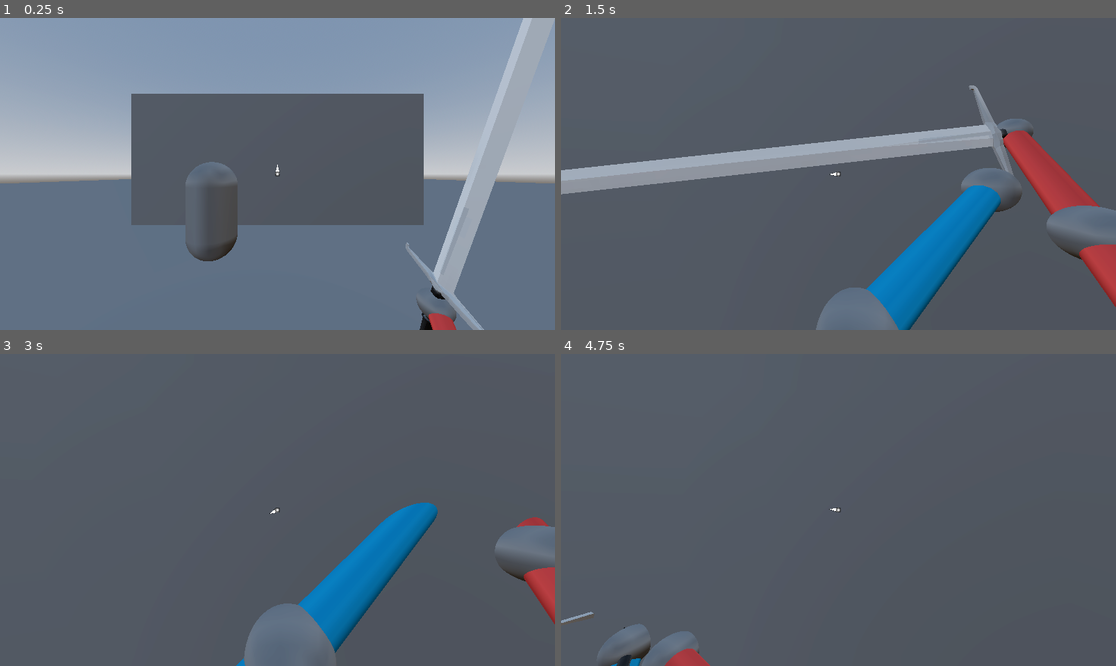
Above: before the commit, frames 1-4 (two rows, left to right).
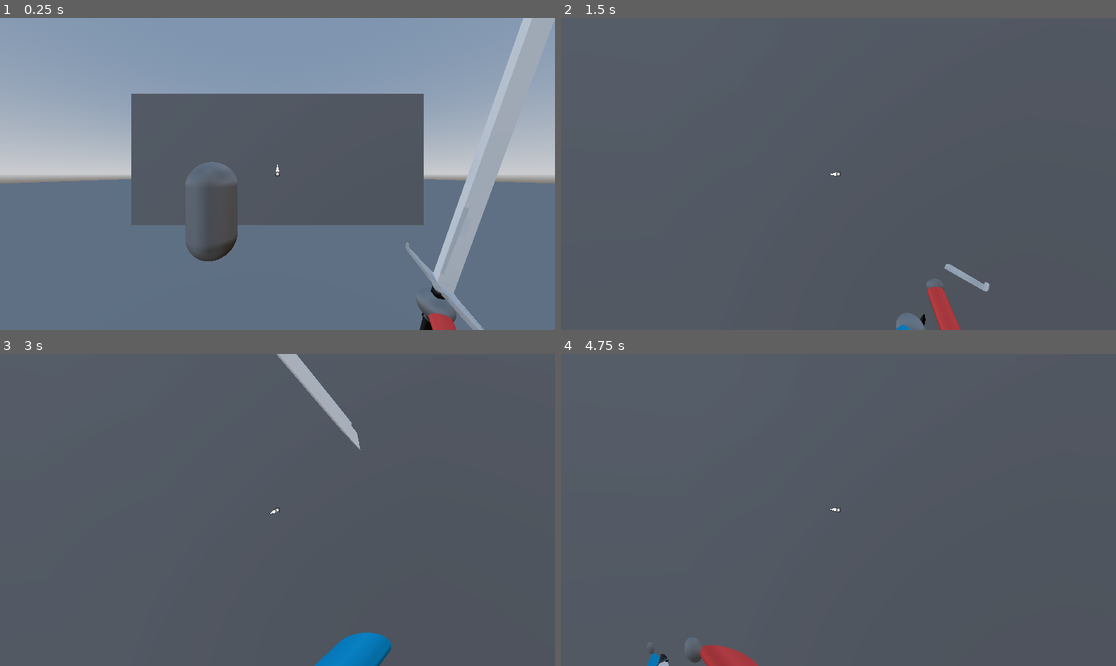
Above: after the commit, the same moments.

Repository: NoseCat/SwordPlay
Game: Godot game, scene res://Basic/level.tscn
Same seed, same stepped clock (60 frames per second), same inputs: the game is played once before the commit and once after it.
Inputs (mouse positions are in pixels of both pictures, inside the frame that each line leads up to):
- Up to frame 1 (0.25 s): no input
- Up to frame 2 (1.5 s): tap Enter (ui_accept) at 0.5, 0.77 s; move the mouse to (866, 174) at 0.52 s; hold Up (ui_up) from 0.53 s (still down); tap F (F) at 0.6 s; click (866, 174) at 0.8 s; move the mouse to (810, 174) at 1.27 s; click (810, 174) at 1.35 s
- Up to frame 3 (3 s): keep holding Up (ui_up); tap Enter (ui_accept) at 1.52 s; right-click (249, 510) at 1.55 s; move the mouse to (288, 503) at 2.02 s; right-click (288, 503) at 2.1 s; tap F (F) at 2.3, 2.85 s; move the mouse to (271, 516) at 2.77 s
- Up to frame 4 (4.75 s): keep holding Up (ui_up); tap Enter (ui_accept) at 3.02, 3.77, 4.52 s; click (832, 516) at 3.05 s; move the mouse to (877, 513) at 3.52 s; click (877, 513) at 3.6 s; right-click (877, 513) at 3.8 s; move the mouse to (794, 506) at 4.27 s; right-click (794, 506) at 4.35 s; tap F (F) at 4.55 s

The runs differ from the first frame. In frame 2, 17% of the frame differs, in the area x 0-100%, y 21-100%; in frame 3, 10%; in frame 4, 1.7%.

Commit message:
replacedd everything with Tween

Diff:
--- a/StateMachine/State.gd
+++ b/StateMachine/State.gd
@@ -7,11 +7,11 @@
 func exit() -> void: pass
 func process(delta: float) -> void: pass
 
-var machine: StateMachine
+var state: StateMachine
 var host
 
 func change_state(next: Variant) -> void:
-	machine.change_state(next)
+	state.change_state(next)
 
 func change(_name: String):
-	machine.change_state(machine.states.get(_name))
+	state.change_state(state.states.get(_name))
--- a/StateMachine/StateMachine.gd
+++ b/StateMachine/StateMachine.gd
@@ -12,7 +12,7 @@
 	host = _host
 
 func add_state(state: State, _name: String):
-	state.machine = self
+	state.state = self
 	state.name = _name
 	states[state.name] = state
 	state.host = host
--- a/Sword/states/SwordIdle.gd
+++ b/Sword/states/Idle.gd
@@ -1,4 +1,4 @@
-class_name SwordIdle
+class_name Idle
 extends State
 
 func enter():
@@ -8,5 +8,8 @@
 	if Input.is_action_just_pressed("LMB"):
 		host.attack()
 
+	if Input.is_action_just_pressed("RMB"):
+		host.parry()
+
 	if Input.is_action_just_pressed("F"):
-		host.parry()
+		host.stab()
--- a/Sword/states/Parry.gd
+++ b/Sword/states/Parry.gd
@@ -2,13 +2,12 @@
 extends State
 
 func enter():
-	host.sword_t = host.parry_t
-	host.stop_anims()
+	#host.sword_t = host.parry_t
+	#host.stop_anims()
 
 	host.tween_sword(host.parry_t, host.parry_time).finished.connect(_on_parry_done)
 
-func process(delta: float):
-	pass
+#func process(delta: float):
 
 func _on_parry_done():
-	machine.change("SwordWinddown")
+	change("Winddown")
--- a/Sword/states/ParryWindup.gd
+++ b/Sword/states/ParryWindup.gd
@@ -1,21 +1,14 @@
 class_name ParryWindup
 extends State
 
-func init() -> void:
-	host.parry_windup_timer.timeout.connect(_on_windup_done)
+#func init() -> void:
 
 func enter():
-	#anims
-	host.tween_sword(host.parry_t, host.parry_windup_anim_time)
+	host.tween_sword(host.parry_t, host.parry_windup_time).finished.connect(_on_windup_done)
 
-	#logic
-	host.parry_windup_timer.start(host.parry_windup_time)
+#func process(delta: float):
 
-func process(delta: float):
-	pass
-
-func exit() -> void:
-	host.parry_windup_timer.stop()
+#func exit() -> void:
 
 func _on_windup_done():
-	machine.change("Parry")
+	change("Parry")
--- a/Sword/states/Stab.gd
+++ b/Sword/states/Stab.gd
@@ -2,15 +2,10 @@
 extends State
 
 func enter():
-	host.pivot_q = host.pivot_swing_q # pivot_swing_q is just neutral
-	host.sword_t = host.sword_stab_t
-	host.stop_anims()
-
 	var dist = (host.sword_stab_strike_t.origin - host.sword_stab_t.origin).length()
 	host.tween_sword(host.sword_stab_strike_t, dist/host.stab_speed).finished.connect(_on_strike_done)
 
-func process(delta: float):
-	pass
+#func process(delta: float):
 
 func _on_strike_done():
-	machine.change("SwordWinddown")
+	change("Winddown")
--- a/Sword/states/StabWindup.gd
+++ b/Sword/states/StabWindup.gd
@@ -1,22 +1,15 @@
 class_name StabWindup
 extends State
 
-func init() -> void:
-	host.stab_windup_timer.timeout.connect(_on_windup_done)
+#func init() -> void:
 
 func enter():
-	#anims
-	host.tween_pivot(host.pivot_swing_q, host.stab_windup_anim_time)
-	host.tween_sword(host.sword_stab_t, host.stab_windup_anim_time)
+	host.tween_pivot(host.pivot_swing_q, host.stab_windup_time).finished.connect(_on_windup_done)
+	host.tween_sword(host.sword_stab_t, host.stab_windup_time)
 
-	#logic
-	host.stab_windup_timer.start(host.stab_windup_time)
+#func process(delta: float):
 
-func process(delta: float):
-	pass
-
-func exit() -> void:
-	host.stab_windup_timer.stop()
+#func exit() -> void:
 
 func _on_windup_done():
-	machine.change("Stab")
+	change("Stab")
--- /dev/null
+++ b/Sword/states/Swing.gd
@@ -0,0 +1,12 @@
+class_name Swing
+extends State
+
+func enter():
+	var pivot = host.pivot_swing_q * Quaternion(Vector3.UP, host.max_swing_angle)
+	var tween = host.tween_pivot(pivot, host.max_swing_angle/host.swing_speed)
+	tween.finished.connect(_on_strike_done)
+
+# func process(delta: float):
+
+func _on_strike_done():
+	change("Winddown")
--- /dev/null
+++ b/Sword/states/SwingWindup.gd
@@ -0,0 +1,15 @@
+class_name SwingWindup
+extends State
+
+#func init() -> void:
+
+func enter():
+	host.tween_pivot(host.pivot_swing_q, host.swing_windup_time)
+	host.tween_sword(host.sword_swing_t, host.swing_windup_time).finished.connect(_on_windup_done)
+
+#func process(delta: float):
+
+#func exit() -> void:
+
+func _on_windup_done():
+	change("Swing")
--- a/Sword/states/SwordSwing.gd
+++ /dev/null
@@ -1,16 +0,0 @@
-class_name SwordSwing
-extends State
-
-func enter():
-	host.pivot_q = host.pivot_swing_q
-	host.sword_t = host.sword_swing_t #need guarantee proper transform
-	host.swing_angle = 0.0
-	host.stop_anims()
-
-func process(delta: float):
-	host.swing_angle += host.swing_speed * delta
-
-	host.pivot_q = host.pivot_swing_q * Quaternion(Vector3.UP, host.swing_angle)
-
-	if host.swing_angle >= host.max_swing_angle:
-		machine.change("SwordWinddown")
--- a/Sword/states/SwordWinddown.gd
+++ /dev/null
@@ -1,22 +0,0 @@
-class_name SwordWinddown
-extends State
-
-func init() -> void:
-	host.winddown_timer.timeout.connect(_on_winddown_done)
-
-func enter():
-	host.tween_pivot(host.pivot_idle_q, host.winddown_anim_time)
-	host.tween_sword(host.sword_idle_t, host.winddown_anim_time)
-
-	host.swing_angle = 0.0
-	host.winddown_timer.start()
-
-
-func process(delta: float):
-	pass
-
-func exit() -> void:
-	host.winddown_timer.stop()
-
-func _on_winddown_done():
-	change("SwordIdle")
--- a/Sword/states/SwordWindup.gd
+++ /dev/null
@@ -1,23 +0,0 @@
-class_name SwordWindup
-extends State
-
-func init() -> void:
-	host.windup_timer.timeout.connect(_on_windup_done)
-
-func enter():
-	#anims
-	host.tween_pivot(host.pivot_swing_q, host.windup_anim_time)
-	host.tween_sword(host.sword_swing_t, host.windup_anim_time)
-	host.animate("wind", host.windup_time)
-
-	#logic
-	host.windup_timer.start(host.windup_time)
-
-func process(delta: float):
-	pass
-
-func exit() -> void:
-	host.windup_timer.stop()
-
-func _on_windup_done():
-	machine.change("SwordSwing")
--- /dev/null
+++ b/Sword/states/Winddown.gd
@@ -0,0 +1,15 @@
+class_name Winddown
+extends State
+
+#func init() -> void:
+
+func enter():
+	host.tween_pivot(host.pivot_idle_q, host.winddown_time).finished.connect(_on_winddown_done)
+	host.tween_sword(host.sword_idle_t, host.winddown_time)
+
+#func process(delta: float):
+
+#func exit() -> void:
+
+func _on_winddown_done():
+	change("Idle")
--- a/Sword/sword.gd
+++ b/Sword/sword.gd
@@ -2,65 +2,57 @@
 extends Marker3D
 
 #stats
-@export var windup_time := 0.5
+@export var swing_windup_time := 0.5
 @export var stab_windup_time := 0.25
-@export var parry_windup_time := 0.25
-@export var winddown_time := 1.0
+@export var parry_windup_time := 0.1
+@export var winddown_time := 1.0 #maybe per action
 @export var swing_speed := 5.0
+@export_custom(PROPERTY_HINT_NONE, "radians_as_degrees") var max_swing_angle := deg_to_rad(150)
 @export var stab_speed := 5.0
 @export var parry_time := 0.5
-@export_custom(PROPERTY_HINT_NONE, "radians_as_degrees") var max_swing_angle := deg_to_rad(150)
 
 #const parts
 @export var sword : Node3D
 @export var right_hand_rest_pos : Marker3D
 @export var left_hand_rest_pos : Marker3D
 @export var anim_player: AnimationPlayer
-@export var windup_timer: Timer
-@export var stab_windup_timer: Timer
-@export var parry_windup_timer: Timer
-@export var winddown_timer: Timer
 
 #interaction nodes
 @export var camera: Node3D
 @export var crosshair: Control
 
-#anim
-@onready var pivot_idle_q: Quaternion = Quaternion()
+#poses
+@onready var pivot_idle_q: Quaternion = self.quaternion
 @onready var sword_idle_t: Transform3D = $IdleTransform.transform
 @onready var sword_swing_t: Transform3D = $SwingTransform.transform
 @onready var sword_stab_t: Transform3D = $StabTransform.transform
 @onready var sword_stab_strike_t: Transform3D = $StabStrikeTransform.transform
 @onready var parry_t: Transform3D = $ParryTransform.transform
-@export var windup_anim_time: float = 0.5
-@export var stab_windup_anim_time: float = 0.2
-@export var parry_windup_anim_time := 0.25
-@export var winddown_anim_time: float = 0.5
 
 #variables
-var pivot_q := self.quaternion
-@onready var sword_t = sword.transform
+@onready var pivot_q := pivot_idle_q
+@onready var sword_t = sword_idle_t
 var state: StateMachine
+var pivot_tween: Tween
+var sword_tween: Tween
 
+#?
 var pivot_swing_q := Quaternion()
 var swing_angle := 0.0 # how far are we into swing
 
+
 func _ready() -> void:
-	windup_timer.wait_time = windup_time
-	winddown_timer.wait_time = winddown_time
-	stab_windup_timer.wait_time = stab_windup_time
-	parry_windup_timer.wait_time = parry_windup_time
-
 	state = StateMachine.new(self) #creating state machine with this object as a host
-	state.add(SwordIdle.new())
-	state.add(SwordWindup.new())
-	state.add(SwordSwing.new())
-	state.add(SwordWinddown.new())
+	state.add(Idle.new())
+	state.add(SwingWindup.new())
+	state.add(Swing.new())
+	state.add(Winddown.new())
 	state.add(StabWindup.new())
 	state.add(Stab.new())
 	state.add(ParryWindup.new())
 	state.add(Parry.new())
-	state.change("SwordIdle")
+	state.change("Idle")
+
 
 func _process(delta: float) -> void:
 	state.process(delta)
@@ -71,11 +63,12 @@
 	quaternion = camera_q * pivot_q
 	sword.transform = sword_t
 
+
 func attack() -> void:
 	var crosshair_angle = crosshair.get_direction().angle_to(Vector2.RIGHT)
 	pivot_swing_q = Quaternion(Vector3.FORWARD, -crosshair_angle).normalized()
 
-	state.change("SwordWindup")
+	state.change("SwingWindup")
 
 func stab() -> void:
 	var crosshair_angle = crosshair.get_direction().angle_to(Vector2.RIGHT)
@@ -92,12 +85,10 @@
 
 func stop_swing() -> void:
 	pass
-	#state.change("SwordWinddown") #temporary
+	#state.change("Winddown") #temporary
 
-var pivot_tween: Tween
-var sword_tween: Tween
 
-#anim
+#pose
 func tween_pivot(target: Quaternion,time: float, trans := Tween.TRANS_LINEAR, tween_ease := Tween.EASE_IN_OUT):
 	if pivot_tween: pivot_tween.kill()
 	pivot_tween = create_tween()
@@ -110,16 +101,17 @@
 	sword_tween.tween_property(self, "sword_t", target, time).set_trans(trans).set_ease(tween_ease)
 	return sword_tween
 
-func animate(anim_name: StringName, time := 1.0, blend := 0.0):
-	var speed := 1.0
-	speed = anim_player.get_animation(anim_name).length / time
+# func animate(anim_name: StringName, time := 1.0, blend := 0.0):
+# 	var speed := 1.0
+# 	speed = anim_player.get_animation(anim_name).length / time
 
-	anim_player.play(anim_name, blend, speed)
+# 	anim_player.play(anim_name, blend, speed)
 
 func stop_anims() -> void:
 	if pivot_tween: pivot_tween.kill()
 	if sword_tween: sword_tween.kill()
-	if anim_player.is_playing(): anim_player.stop(true)
+	#if anim_player.is_playing(): anim_player.stop(true)
+
 
 #signals
 func _on_blade_area_entered(area: Area3D) -> void:
--- a/Sword/sword.tscn
+++ b/Sword/sword.tscn
@@ -123,7 +123,7 @@
 [sub_resource type="BoxShape3D" id="BoxShape3D_b26j0"]
 size = Vector3(0.12034607, 0.06317139, 1.3633881)
 
-[node name="SwordCenter" type="Marker3D" unique_id=1544335584 node_paths=PackedStringArray("sword", "right_hand_rest_pos", "left_hand_rest_pos", "anim_player", "windup_timer", "stab_windup_timer", "parry_windup_timer", "winddown_timer")]
+[node name="SwordCenter" type="Marker3D" unique_id=1544335584 node_paths=PackedStringArray("sword", "right_hand_rest_pos", "left_hand_rest_pos", "anim_player")]
 rotation_edit_mode = 1
 script = ExtResource("1_1pljr")
 winddown_time = 0.5
@@ -131,11 +131,6 @@
 right_hand_rest_pos = NodePath("SwordGrip/RightHandRest")
 left_hand_rest_pos = NodePath("SwordGrip/LeftHandRest")
 anim_player = NodePath("AnimationPlayer")
-windup_timer = NodePath("WindupTime")
-stab_windup_timer = NodePath("StabWindup")
-parry_windup_timer = NodePath("ParryWindupTimer")
-winddown_timer = NodePath("WinddownTime")
-winddown_anim_time = 0.7
 
 [node name="IdleTransform" type="Marker3D" parent="." unique_id=1672505267]
 transform = Transform3D(-0.16160373, -0.9868557, -4.035185e-08, -0.26372558, 0.043186735, -0.9636305, 0.9509642, -0.15572628, -0.26723823, 0.558, -0.06, -0.531)
@@ -162,7 +157,7 @@
 libraries/ = SubResource("AnimationLibrary_b26j0")
 
 [node name="SwordGrip" type="Marker3D" parent="." unique_id=2126800679]
-transform = Transform3D(-0.16160354, -0.9868549, -4.0351864e-08, -0.26372525, 0.0431867, -0.96363086, 0.9509631, -0.15572616, -0.26723832, 0.558, -0.06, -0.531)
+transform = Transform3D(-0.16160353, -0.98685485, -4.0351864e-08, -0.26372525, 0.043186698, -0.96363086, 0.950963, -0.15572615, -0.26723832, 0.558, -0.06, -0.531)
 rotation_edit_mode = 1
 
 [node name="Sword" parent="SwordGrip" unique_id=1316770815 instance=ExtResource("2_1wdf2")]
@@ -189,18 +184,6 @@
 [node name="LeftHandRest" type="Marker3D" parent="SwordGrip" unique_id=582286006]
 transform = Transform3D(1, 0, 0, 0, 1, 0, 0, 0, 1, 0, 0, 0.23)
 
-[node name="WindupTime" type="Timer" parent="." unique_id=1192868703]
-one_shot = true
-
-[node name="WinddownTime" type="Timer" parent="." unique_id=311866389]
-one_shot = true
-
-[node name="StabWindup" type="Timer" parent="." unique_id=573741958]
-one_shot = true
-
-[node name="ParryWindupTimer" type="Timer" parent="." unique_id=455444618]
-one_shot = true
-
 [connection signal="animation_finished" from="AnimationPlayer" to="." method="_on_animation_player_animation_finished"]
 [connection signal="area_entered" from="SwordGrip/Blade" to="." method="_on_blade_area_entered"]
 [connection signal="body_entered" from="SwordGrip/Blade" to="." method="_on_blade_body_entered"]
--- a/project.godot
+++ b/project.godot
@@ -41,6 +41,11 @@
 "events": [Object(InputEventKey,"resource_local_to_scene":false,"resource_name":"","device":-1,"window_id":0,"alt_press …(192 unchanged characters)…
 ]
 }
+RMB={
+"deadzone": 0.2,
+"events": [Object(InputEventMouseButton,"resource_local_to_scene":false,"resource_name":"","device":-1,"window_id":0,"alt_pressed":false,"shift_pressed":false,"ctrl_pressed":false,"meta_pressed":false,"button_mask":2,"position":Vector2(201, 14),"global_position":Vector2(210, 62),"factor":1.0,"button_index":2,"canceled":false,"pressed":true,"double_click":false,"script":null)
+]
+}
 
 [layer_names]
 
Not shown, added: Sword/states/Idle.gd.uid
Not shown, added: Sword/states/Swing.gd.uid
Not shown, added: Sword/states/SwingWindup.gd.uid
Not shown, removed: Sword/states/SwordIdle.gd.uid
Not shown, removed: Sword/states/SwordSwing.gd.uid
Not shown, removed: Sword/states/SwordWinddown.gd.uid
Not shown, removed: Sword/states/SwordWindup.gd.uid
Not shown, added: Sword/states/Winddown.gd.uid
